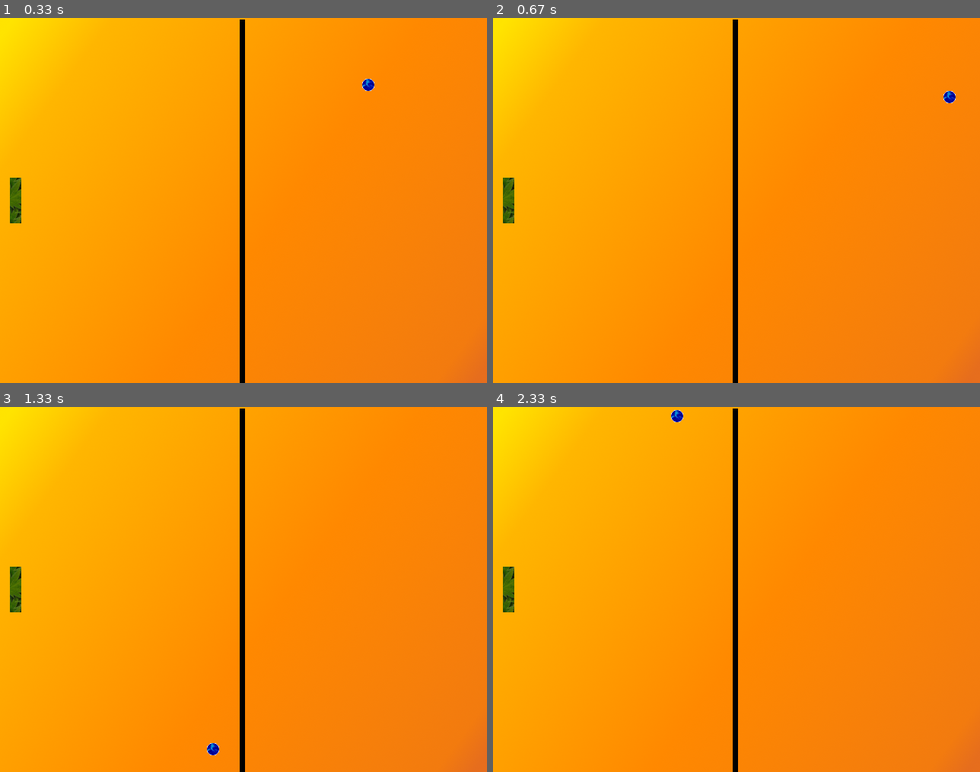
Above: before the commit, frames 1-4 (two rows, left to right).
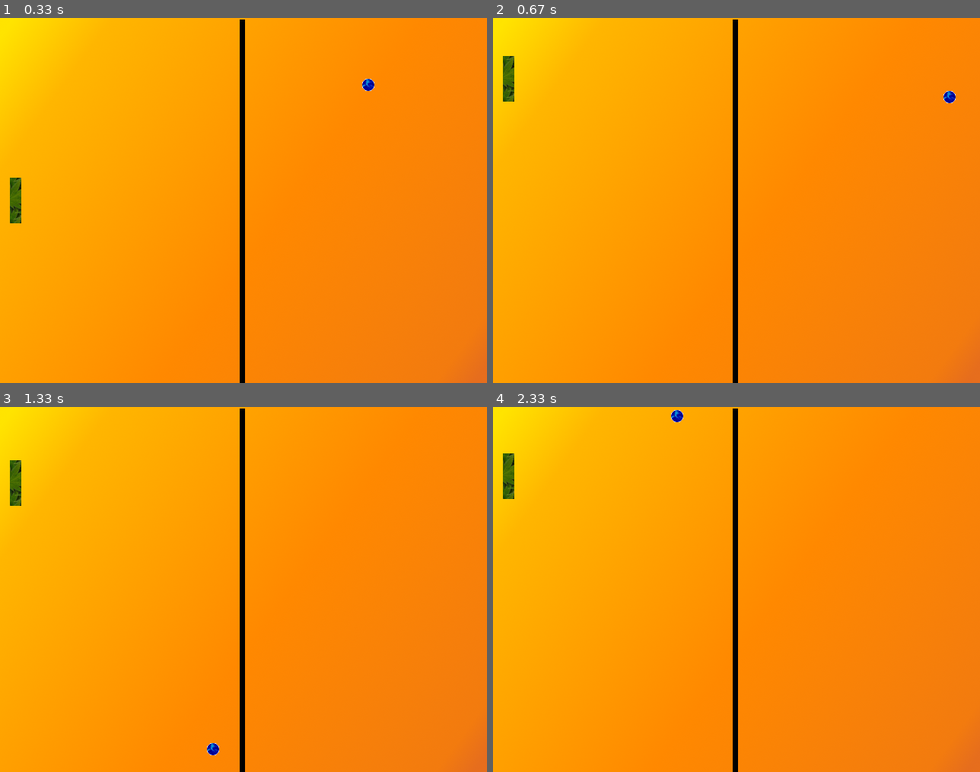
Above: after the commit, the same moments.

Repository: unintendedbear/Tutorial-pygame
Game: pygame game, started from pong.py
Two runs of this game, one before a commit and one after it. Both use one fixed random seed, a clock stepped at 60 frames per second and the inputs below. The source is Python 2; it was converted automatically to run under Python 3.
Inputs:
- Up to frame 1 (0.33 s): no input
- Up to frame 2 (0.67 s): hold Up from 0.33 s (still down)
- Up to frame 3 (1.33 s): release Up at 0.8 s; hold Down 0.83-1.13 s; hold Up from 1.17 s (still down)
- Up to frame 4 (2.33 s): release Up at 1.53 s; hold Down 1.57-1.93 s; hold Up 1.97-2.27 s; hold Down from 2.3 s (still down)

Frame 1 is identical in both runs. In frame 2, 0.6% of the frame differs, in the area x 2-5%, y 10-57%; in frame 3, 0.6%; in frame 4, 0.6%.

Commit message:
Aaaaaand the paddle moves!

Diff:
--- a/pong.py
+++ b/pong.py
@@ -51,6 +51,12 @@
         self.rect.centery = HEIGHT / 2
         self.speed = 0.5
 
+    def move(self, time, pressed_key):
+        if self.rect.top >= 0 and pressed_key[K_UP]:
+            self.rect.centery -= self.speed * time
+        if self.rect.bottom <= HEIGHT and pressed_key[K_DOWN]:
+            self.rect.centery += self.speed * time
+
 # Function which loads an image into the Window
 def load_image(path, transparent):
     try: image = pygame.image.load(path)
@@ -82,11 +88,14 @@
     # Maintains screen opened unless manually closed
     while True:
         time = clock.tick(60)
+        # Whic key is pressed?
+        pressed_key = pygame.key.get_pressed()
         for event in pygame.event.get():
             if event.type == QUIT:
                 sys.exit()
 
         ball.refresh(time)
+        paddle_player.move(time, pressed_key)
         screen.blit(background, (0, 0))
         screen.blit(ball.image, ball.rect)
         screen.blit(paddle_player.image, paddle_player.rect)
